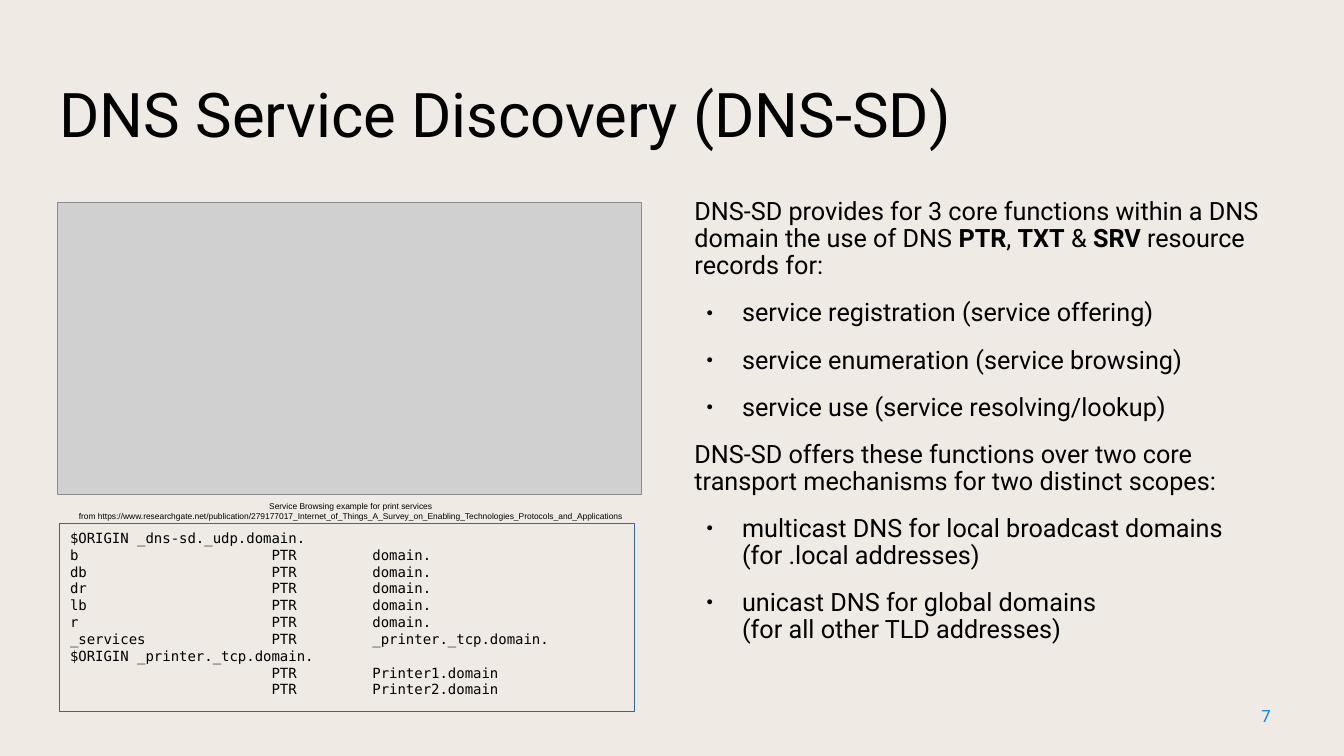
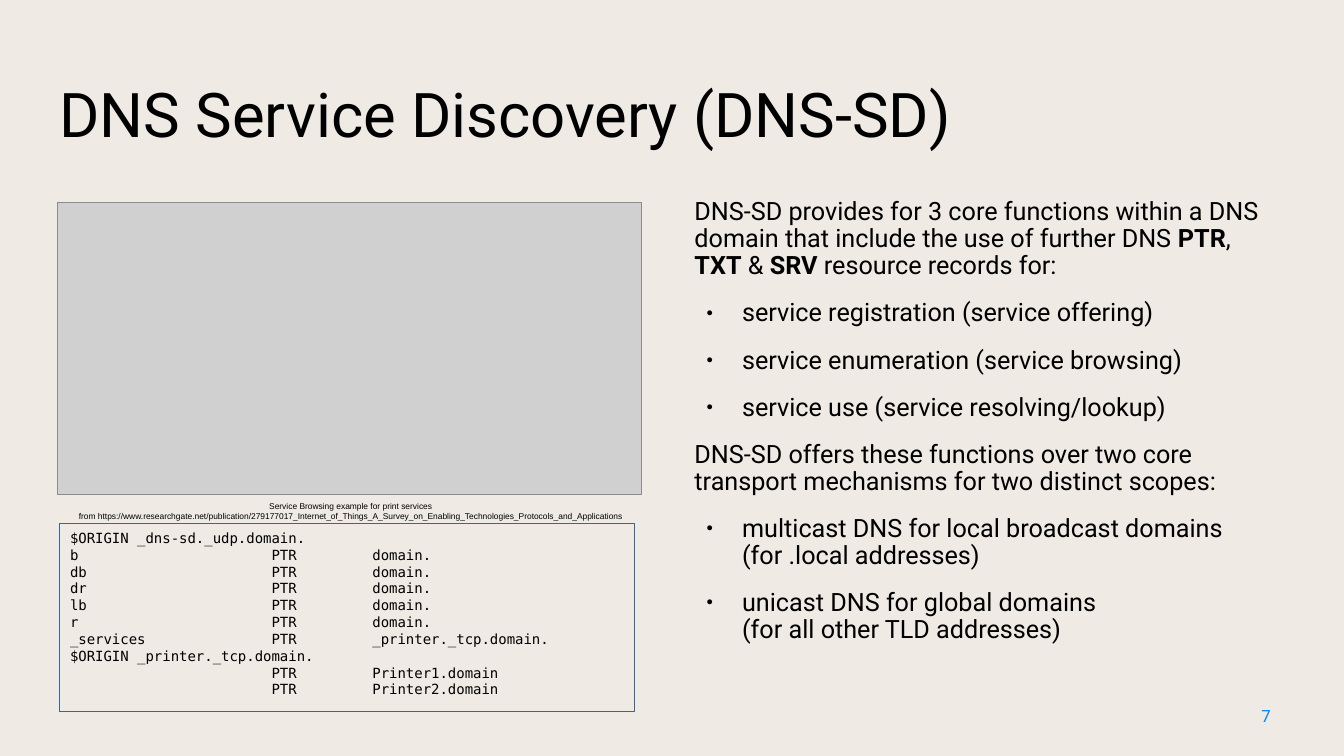
Before and after one commit to NetworkCommons/sig0namectl, a slide deck: slide 7 of docs/20230824 Draft Improved Presentation.odp. Drawn at 1344x756 pixels with LibreOffice and Linux fonts; fonts in the diff are those of the drawing; grey boxes stand for pictures. Boxes give left, top, right and bottom in pixels: in the first picture for what was removed or moved away, otherwise in the second. Text is boxed around its words. In the diff, an @@ line names an element or a change of style, - is before the commit and + after.

```diff
--- a/docs/20230824 Draft Improved Presentation.odp
+++ b/docs/20230824 Draft Improved Presentation.odp
@@ text at <box>694,201,1258,275</box>: text changed @@
-DNS-SD provides for 3 core functions within a DNS domain the use of DNS PTR, TXT & SRV resource records for:
+DNS-SD provides for 3 core functions within a DNS domain that include the use of further DNS PTR, TXT & SRV resource records for:
```
Also in this commit, not shown: 3 other slides changed, 1 other file.
